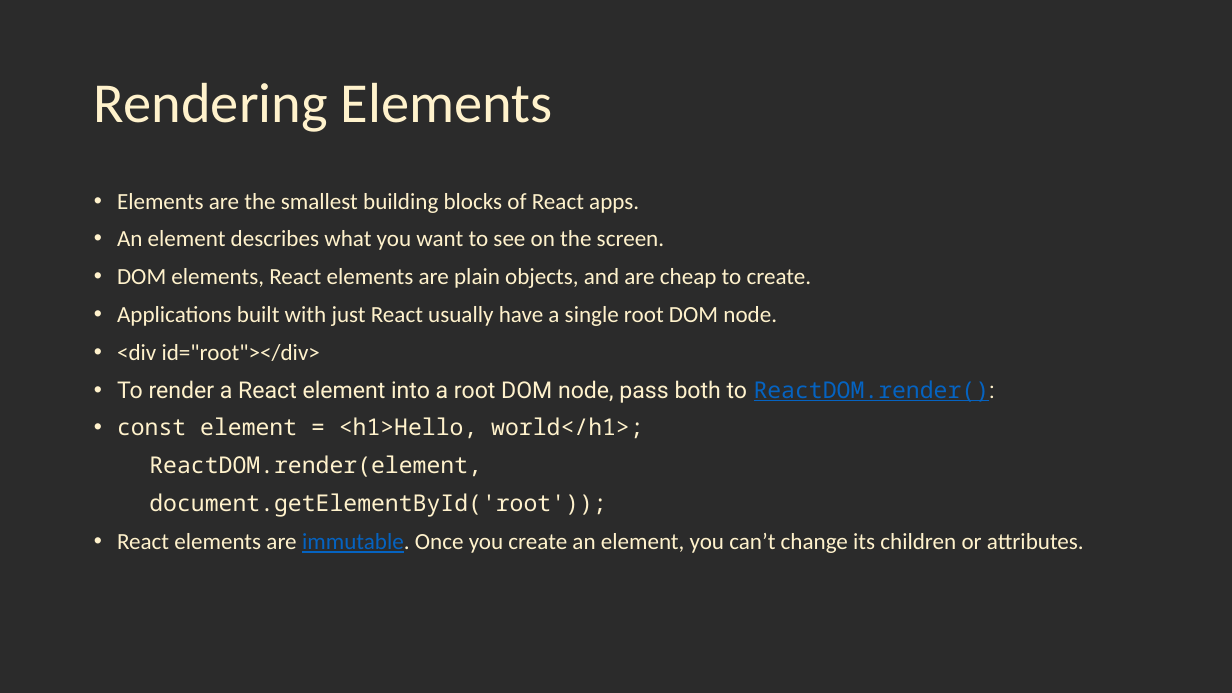
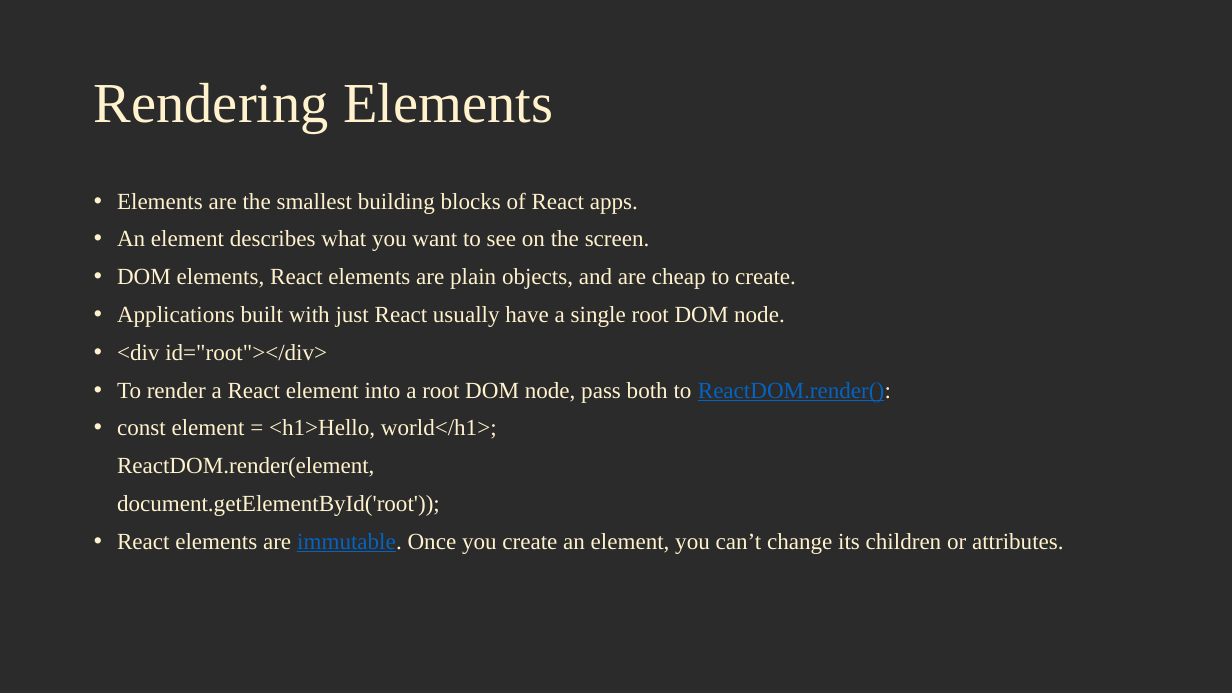
Before and after one commit to jscodebit/react_project, a slide deck: slide 7 of React Workshop.pptx. Drawn at 1232x693 pixels with LibreOffice and Linux fonts; fonts in the diff are those of the drawing; background and template pictures are left out; a plain dark background stands for a picture behind light text. Boxes give left, top, right and bottom in pixels: in the first picture for what was removed or moved away, otherwise in the second. Text is boxed around its words. In the diff, an @@ line names an element or a change of style, - is before the commit and + after.

```diff
--- a/React Workshop.pptx
+++ b/React Workshop.pptx
@@ title "Rendering Elements" at [94, 83, 553, 133]: font Calibri to Times New Roman @@
@@ text "Elements are the smallest building ..." at [117, 192, 1064, 554]: font Calibri to Times New Roman in "Elements are the smallest building blocks of ...", "An element describes what you want to ...", "DOM elements, React elements are plain objects, ...", "Applications built with just React usually have ..." and 2 more places; font Roboto to Times New Roman in "To render a React element into a ..."; font Noto Sans Mono to Times New Roman in "ReactDOM.render():", "const element = <h1>Hello, world</h1>;", "ReactDOM.render(element,", "document.getElementById('root'));" @@
```
Also in this commit, not shown: 7 other slides changed.
